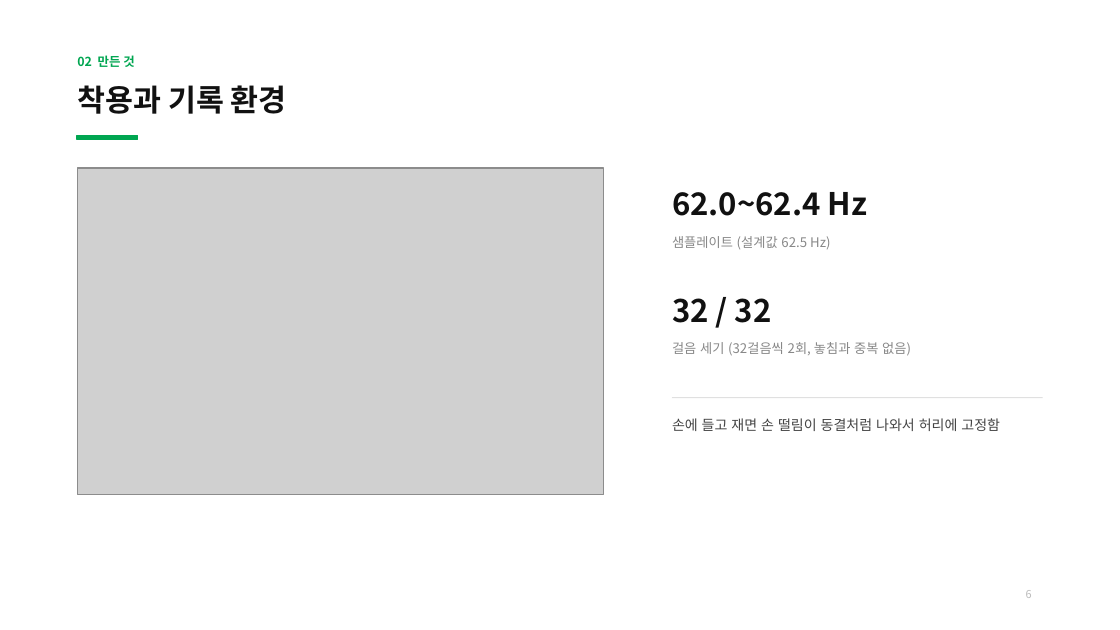
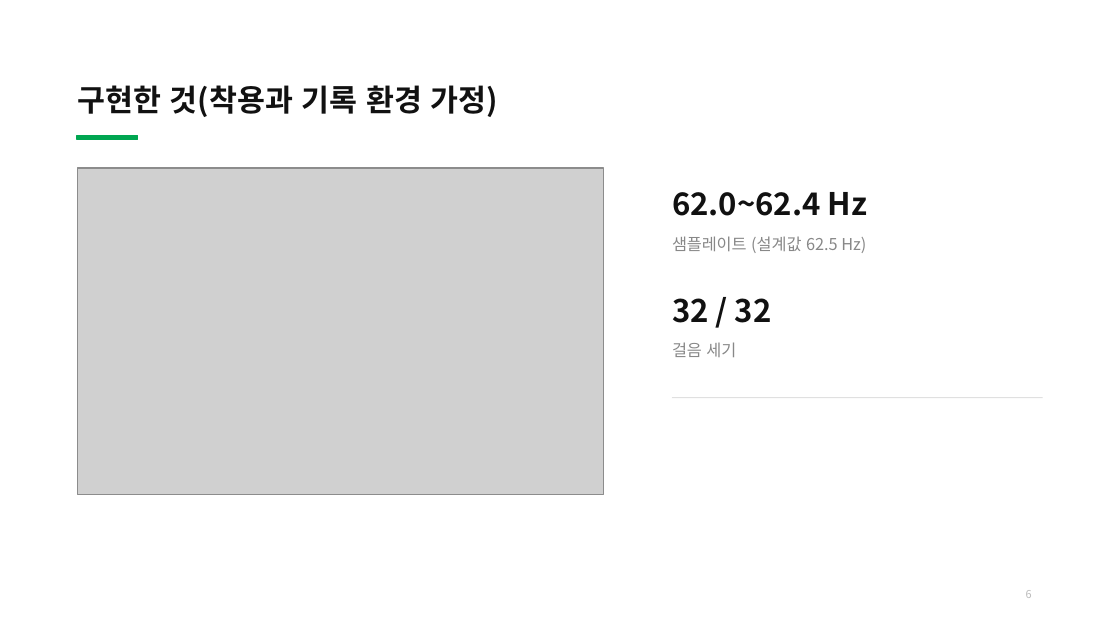
Before and after one commit to bell-ha/fog-cue, a slide deck: slide 6 of 2_중간발표/32203482이종하_개인맞춤형디바이스개발_중간발표.pptx. Drawn at 1120x630 pixels with LibreOffice and Linux fonts; fonts in the diff are those of the drawing; grey boxes stand for pictures. Boxes give left, top, right and bottom in pixels: in the first picture for what was removed or moved away, otherwise in the second. Text is boxed around its words. In the diff, an @@ line names an element or a change of style, - is before the commit and + after.

```diff
--- a/2_중간발표/32203482이종하_개인맞춤형디바이스개발_중간발표.pptx
+++ b/2_중간발표/32203482이종하_개인맞춤형디바이스개발_중간발표.pptx
@@ text removed at [77, 55, 134, 67] @@
-02 만든 것
@@ title at [77, 85, 499, 117]: text changed @@
-착용과 기록 환경
+구현한 것(착용과 기록 환경 가정)
@@ text "샘플레이트 (설계값 62.5 Hz)" at [672, 236, 866, 253]: size 8.5 to 10.5 pt @@
@@ text at [672, 342, 736, 357]: text changed; size 8.5 to 10.5 pt @@
-걸음 세기 (32걸음씩 2회, 놓침과 중복 없음)
+걸음 세기
@@ text removed at [672, 418, 1000, 431] @@
-손에 들고 재면 손 떨림이 동결처럼 나와서 허리에 고정함
```
Also in this commit, not shown: 9 other slides changed, 2 slides added, 2 slides removed, 11 other files.
